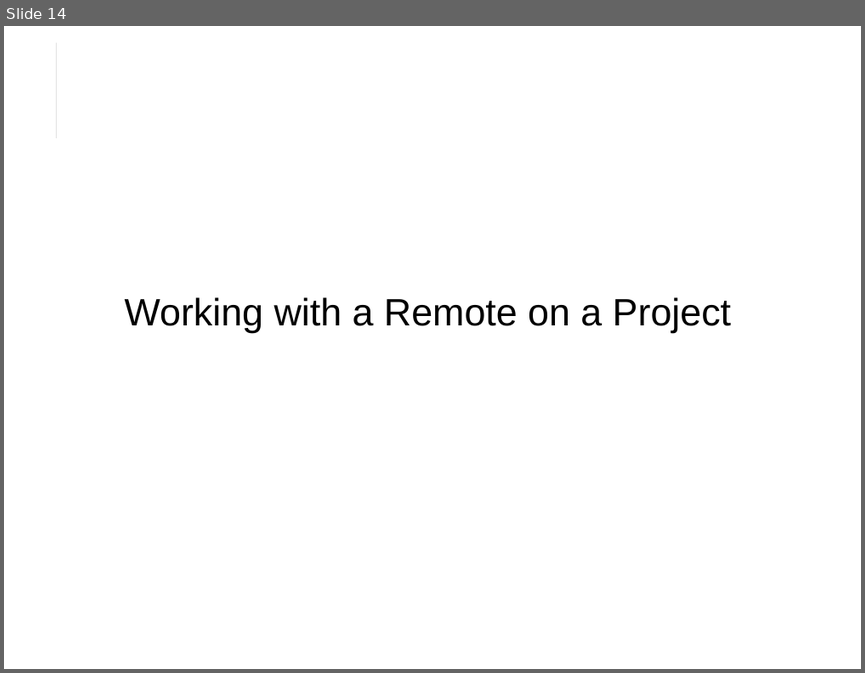
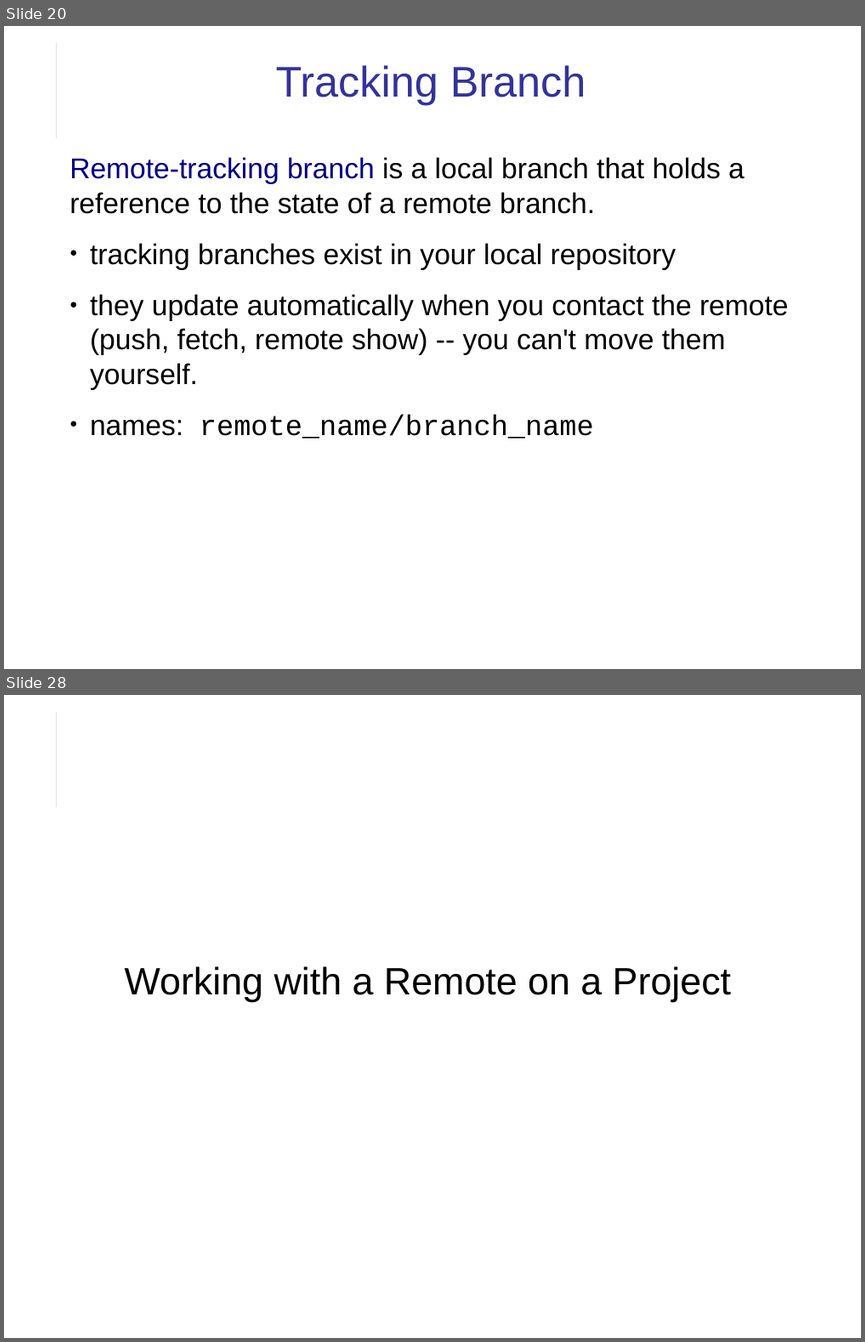
Before and after one commit to cpske/ISP, a slide deck: git/Git-Remotes.odp. Shown one above the other, each under a label of ours: slide 14 before the commit, slides 20 and 28 after it; the slides between them are not shown. The pictures are 865x673 and 865x1342 pixels, drawn with LibreOffice and Linux fonts; fonts in the diff are those of the drawing. Boxes give left, top, right and bottom in pixels: in the first picture for what was removed or moved away, otherwise in the second. Text is boxed around its words. In the diff, an @@ line names an element or a change of style, - is before the commit and + after.

Commit message:
add git remotes assignment

```diff
--- a/git/Git-Remotes.odp
+++ b/git/Git-Remotes.odp
@@ slide 20 added at [4,26,861,669], background #FFFFFF; not listed: 2 template elements that a slide beside it also shows @@
@@ title added at [276,65,586,105], 36 pt, text #333399 @@
+Tracking Branch
@@ text added at [69,157,789,438], 24 pt, text #000000 @@
+Remote-tracking branch is a local branch that holds a reference to the state of a remote branch.
+● tracking branches exist in your local repository
+● they update automatically when you contact the remote (push, fetch, remote show) -- you can't move them yourself.
+● names: remote_name/branch_name
@@ what was slide 14 is now slide 28 @@
```
Also in this commit, not shown: 8 slides changed, 13 other slides added, 9 other files.
